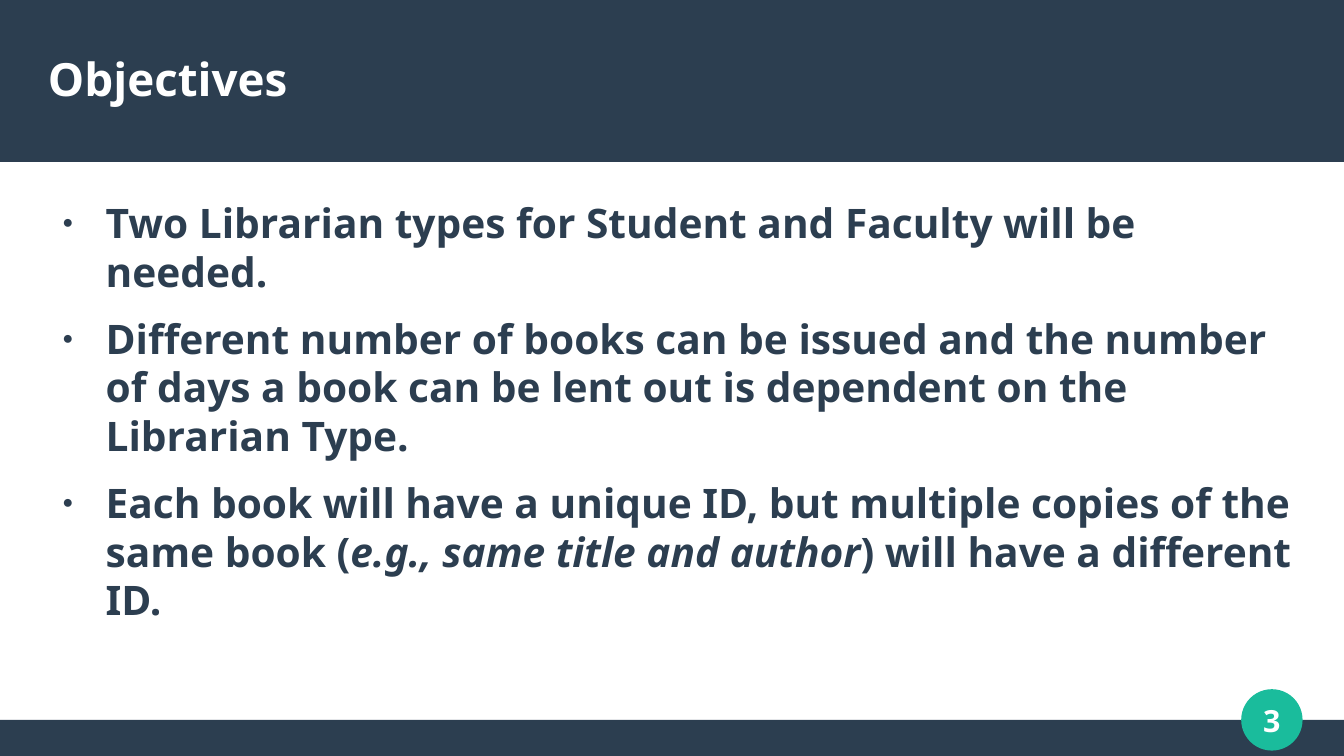
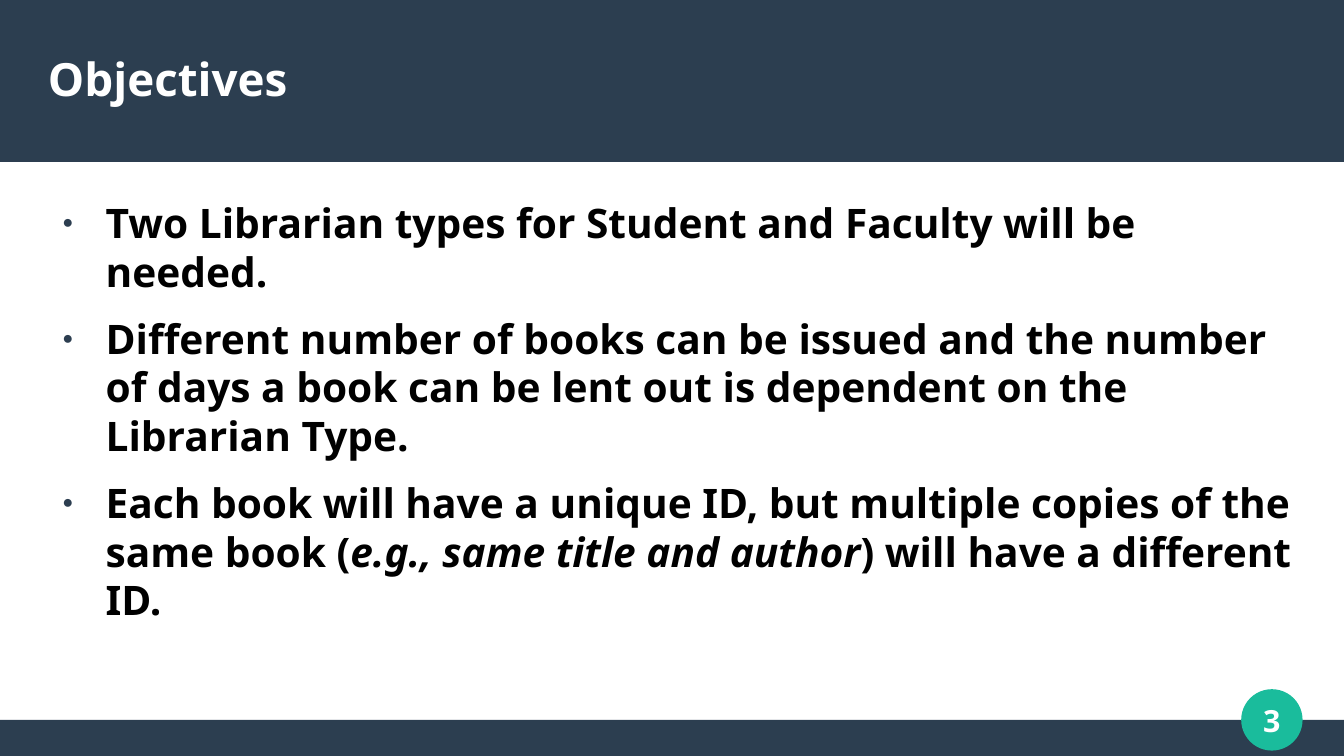
Before and after one commit to millsks/csc785_prj8_mills_libmgmtsys, a slide deck: slide 3 of docs/csc785_mills_prj8_libmgmtsys_presentation.odp. Drawn at 1344x756 pixels with LibreOffice and Linux fonts; fonts in the diff are those of the drawing. Boxes give left, top, right and bottom in pixels: in the first picture for what was removed or moved away, otherwise in the second. Text is boxed around its words. In the diff, an @@ line names an element or a change of style, - is before the commit and + after.

```diff
--- a/docs/csc785_mills_prj8_libmgmtsys_presentation.odp
+++ b/docs/csc785_mills_prj8_libmgmtsys_presentation.odp
@@ text "Two Librarian types for Student ..." at [106, 207, 1292, 616]: text colour #2C3E50 to #000000 @@
```
Also in this commit, not shown: 3 other slides changed, 4 other files.
